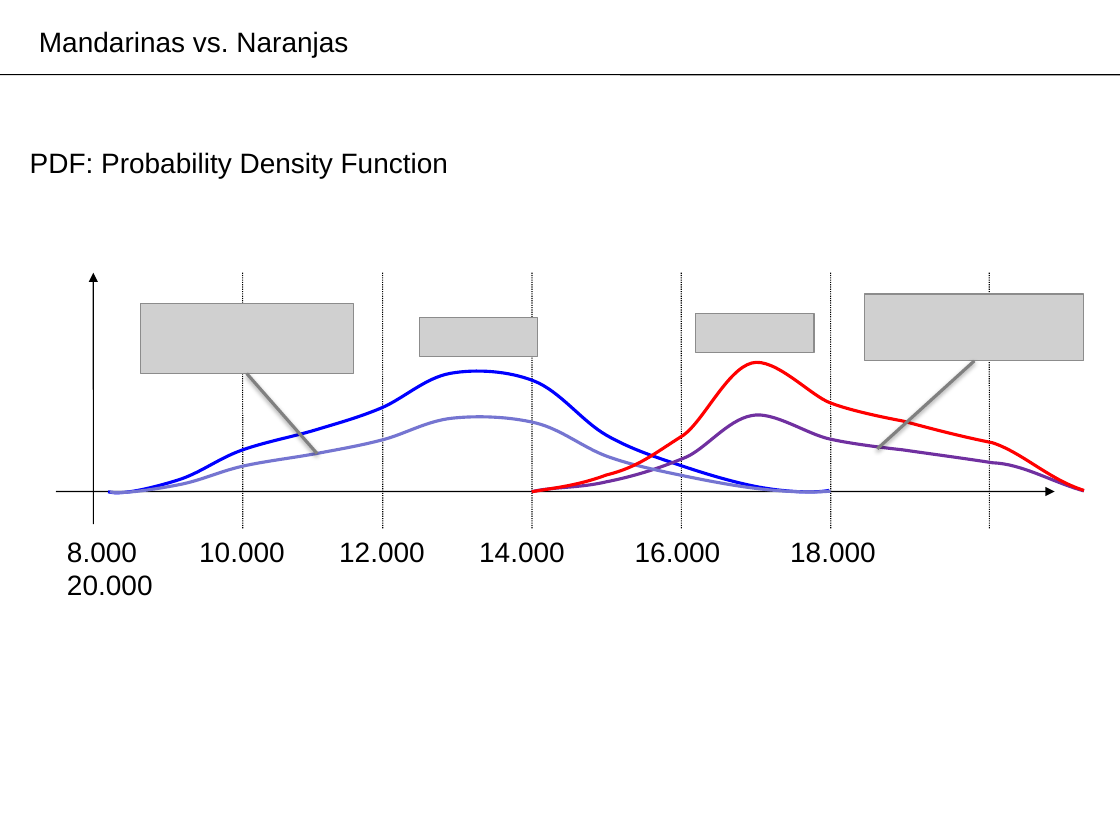
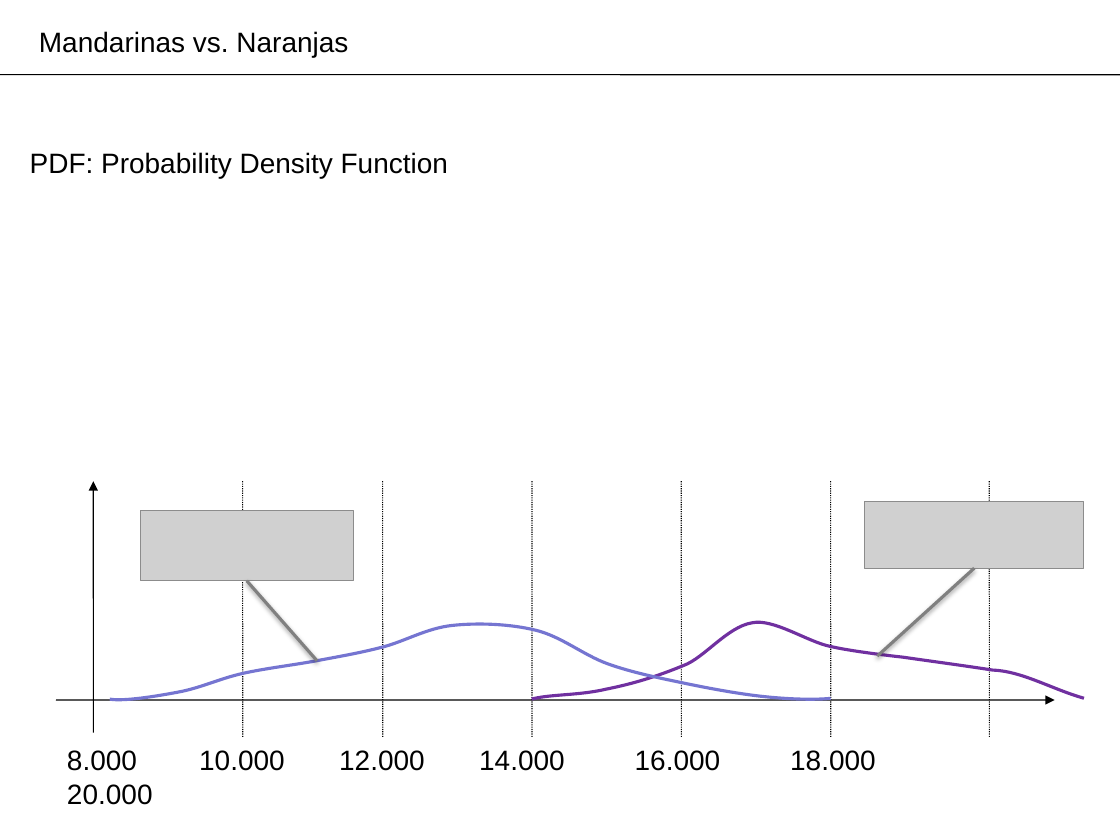
Before and after one commit to domingomery/patrones, a slide deck: slide 26 of clases/Cap04_Clasificacion/presentations/PAT04_Bayes.pptx (slide 25 before the commit). Drawn at 1120x840 pixels with LibreOffice and Linux fonts; fonts in the diff are those of the drawing; grey boxes stand for pictures; background and template pictures are left out. Boxes give left, top, right and bottom in pixels: in the first picture for what was removed or moved away, otherwise in the second. Text is boxed around its words. In the diff, an @@ line names an element or a change of style, - is before the commit and + after.

```diff
--- a/clases/Cap04_Clasificacion/presentations/PAT04_Bayes.pptx
+++ b/clases/Cap04_Clasificacion/presentations/PAT04_Bayes.pptx
@@ picture removed at box(420, 318, 539, 357) @@
@@ picture removed at box(696, 314, 814, 353) @@
@@ freeform shape removed at box(109, 371, 830, 493) @@
@@ freeform shape removed at box(532, 363, 1084, 492) @@
@@ 2 pictures, 2 freeform shapes, 1 line: place and size @@
-2 pictures, 2 freeform shapes, 1 line at box(110, 295, 1084, 493)
+2 pictures, 2 freeform shapes, 1 line at box(110, 502, 1084, 700)
@@ 7 lines, 2 arrows, 1 text: place and size @@
-7 lines, 2 arrows, 1 text at box(56, 272, 1055, 563)
+7 lines, 2 arrows, 1 text at box(56, 482, 1055, 771)
```
Also in this commit, not shown: 2 other slides changed, 8 slides added, 3 other files.
